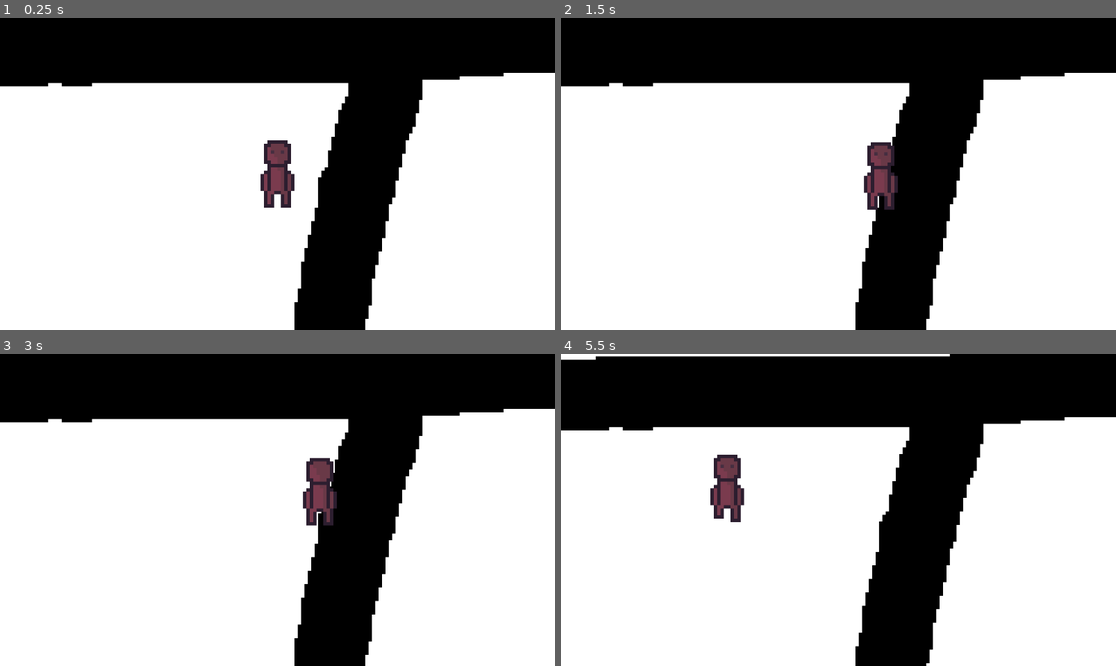
Above: before the commit, frames 1-4 (two rows, left to right).
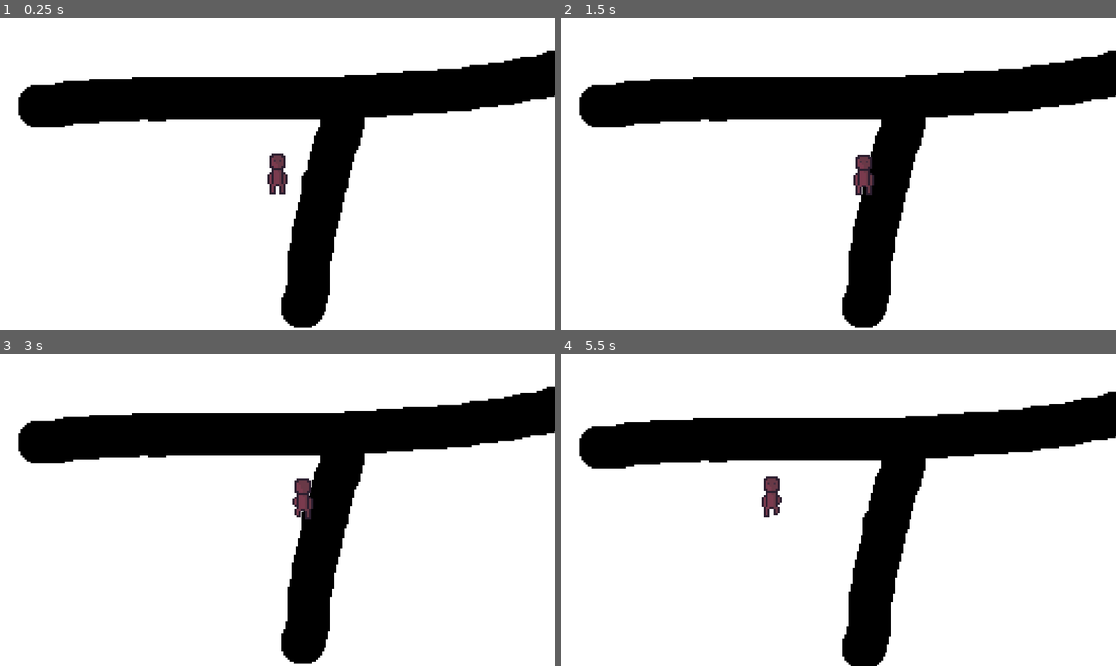
Above: after the commit, the same moments.

Repository: nodeblox/shiba-game
Game: Godot game, scene res://main.tscn
The game is run twice, just before and just after one commit, with the same random seed, the same clock (stepped at 60 frames per second) and the same inputs.
Inputs:
- Up to frame 1 (0.25 s): no input
- Up to frame 2 (1.5 s): tap Enter at 0.5 s; hold Right (move_right) 0.53-1.28 s; tap Space at 1.25 s; hold Down (move_down) from 1.28 s (still down)
- Up to frame 3 (3 s): tap Enter at 2 s; release Down (move_down) at 2.03 s; hold Right (move_right) 2.03-2.78 s; tap Space at 2.75 s; hold Up (move_up) from 2.78 s (still down)
- Up to frame 4 (5.5 s): release Up (move_up) at 3.53 s; hold Left (move_left) 3.53-5.03 s; hold Down (move_down) from 5.03 s (still down)

The runs differ from the first frame. In frame 1, 36% of the frame differs, in the area x 0-100%, y 0-100%; in frame 2, 36%; in frame 3, 36%; in frame 4, 37%.

Commit message:
added walking sound effect and improved walking animation

Diff:
--- a/main.tscn
+++ b/main.tscn
@@ -1,8 +1,13 @@
-[gd_scene load_steps=10 format=3 uid="uid://by6cnayn52bcf"]
+[gd_scene load_steps=13 format=3 uid="uid://by6cnayn52bcf"]
 
 [ext_resource type="Texture2D" uid="uid://di7wphr0cucd8" path="res://images/test_collision-map.png" id="1_h2yge"]
 [ext_resource type="Texture2D" uid="uid://csdtntvywnxvj" path="res://images/player_sprites.png" id="2_0xm2m"]
 [ext_resource type="Script" uid="uid://cf6fqxrp0geff" path="res://player.gd" id="2_h2yge"]
+[ext_resource type="AudioStream" uid="uid://b0x7cfuq7nuuj" path="res://sounds/effects/walk.wav" id="4_1bvp3"]
+[ext_resource type="AudioStream" uid="uid://b31xd8m0fbydh" path="res://sounds/music/track1.wav" id="5_lquwl"]
+
+[sub_resource type="RectangleShape2D" id="RectangleShape2D_lquwl"]
+size = Vector2(10, 20)
 
 [sub_resource type="Animation" id="Animation_h2yge"]
 length = 0.001
@@ -21,7 +26,7 @@
 
 [sub_resource type="Animation" id="Animation_1bvp3"]
 resource_name = "walk_down"
-length = 0.8
+length = 0.525
 loop_mode = 1
 tracks/0/type = "value"
 tracks/0/imported = false
@@ -30,27 +35,10 @@
 tracks/0/interp = 1
 tracks/0/loop_wrap = true
 tracks/0/keys = {
-"times": PackedFloat32Array(0, 0.2, 0.4, 0.6),
+"times": PackedFloat32Array(0, 0.133333, 0.266667, 0.4),
 "transitions": PackedFloat32Array(1, 1, 1, 1),
 "update": 1,
 "values": [0, 1, 2, 3]
-}
-
-[sub_resource type="Animation" id="Animation_lquwl"]
-resource_name = "walk_up"
-length = 0.8
-loop_mode = 1
-tracks/0/type = "value"
-tracks/0/imported = false
-tracks/0/enabled = true
-tracks/0/path = NodePath("Sprite2D:frame")
-tracks/0/interp = 1
-tracks/0/loop_wrap = true
-tracks/0/keys = {
-"times": PackedFloat32Array(0, 0.2, 0.4, 0.6),
-"transitions": PackedFloat32Array(1, 1, 1, 1),
-"update": 1,
-"values": [4, 5, 6, 7]
 }
 
 [sub_resource type="Animation" id="Animation_7mycd"]
@@ -87,6 +75,23 @@
 "values": [12, 13, 14, 15]
 }
 
+[sub_resource type="Animation" id="Animation_lquwl"]
+resource_name = "walk_up"
+length = 0.525
+loop_mode = 1
+tracks/0/type = "value"
+tracks/0/imported = false
+tracks/0/enabled = true
+tracks/0/path = NodePath("Sprite2D:frame")
+tracks/0/interp = 1
+tracks/0/loop_wrap = true
+tracks/0/keys = {
+"times": PackedFloat32Array(0, 0.133333, 0.266667, 0.4),
+"transitions": PackedFloat32Array(1, 1, 1, 1),
+"update": 1,
+"values": [4, 5, 6, 7]
+}
+
 [sub_resource type="AnimationLibrary" id="AnimationLibrary_7mycd"]
 _data = {
 &"RESET": SubResource("Animation_h2yge"),
@@ -98,11 +103,16 @@
 
 [node name="Node" type="Node"]
 
+[node name="Map" type="Sprite2D" parent="."]
+
 [node name="CollisionMap" type="Sprite2D" parent="."]
 texture = ExtResource("1_h2yge")
 
 [node name="Player" type="CharacterBody2D" parent="."]
 script = ExtResource("2_h2yge")
+
+[node name="CollisionShape2D" type="CollisionShape2D" parent="Player"]
+shape = SubResource("RectangleShape2D_lquwl")
 
 [node name="Sprite2D" type="Sprite2D" parent="Player"]
 texture = ExtResource("2_0xm2m")
@@ -116,3 +126,11 @@
 libraries = {
 &"": SubResource("AnimationLibrary_7mycd")
 }
+
+[node name="AudioStreamPlayer" type="AudioStreamPlayer" parent="Player"]
+stream = ExtResource("4_1bvp3")
+volume_db = -10.0
+
+[node name="AudioStreamPlayer" type="AudioStreamPlayer" parent="."]
+stream = ExtResource("5_lquwl")
+autoplay = true
--- a/player.gd
+++ b/player.gd
@@ -57,6 +57,9 @@
 		$AnimationPlayer.play("walk_left")
 	if velocity.x == 0 && velocity.y == 0:
 		$AnimationPlayer.stop()
+	else:
+		if $AudioStreamPlayer.has_stream_playback() == false:
+			$AudioStreamPlayer.play()
 
 	move_and_slide()
 
--- a/project.godot
+++ b/project.godot
@@ -14,6 +14,12 @@
 run/main_scene="uid://by6cnayn52bcf"
 config/features=PackedStringArray("4.4", "GL Compatibility")
 config/icon="res://icon.svg"
+
+[display]
+
+window/size/viewport_width=1920
+window/size/viewport_height=1080
+window/size/initial_position_type=3
 
 [editor_plugins]
 
Not shown, added: export_presets.cfg
Binary file changed: images/player_sprites.png
Not shown, added: sounds/effects/walk.wav.import
Not shown, added: sounds/music/track1.wav.import
Not shown, changed: LICENSE
Not shown, added: LICENSE_wakatime
Not shown, changed: images/player_sprites.png~
Not shown, changed: krita/player_sprites.kra
Not shown, changed: krita/player_sprites.kra~
Not shown, added: sounds/effects/walk.wav
Not shown, added: sounds/music/track1.wav
